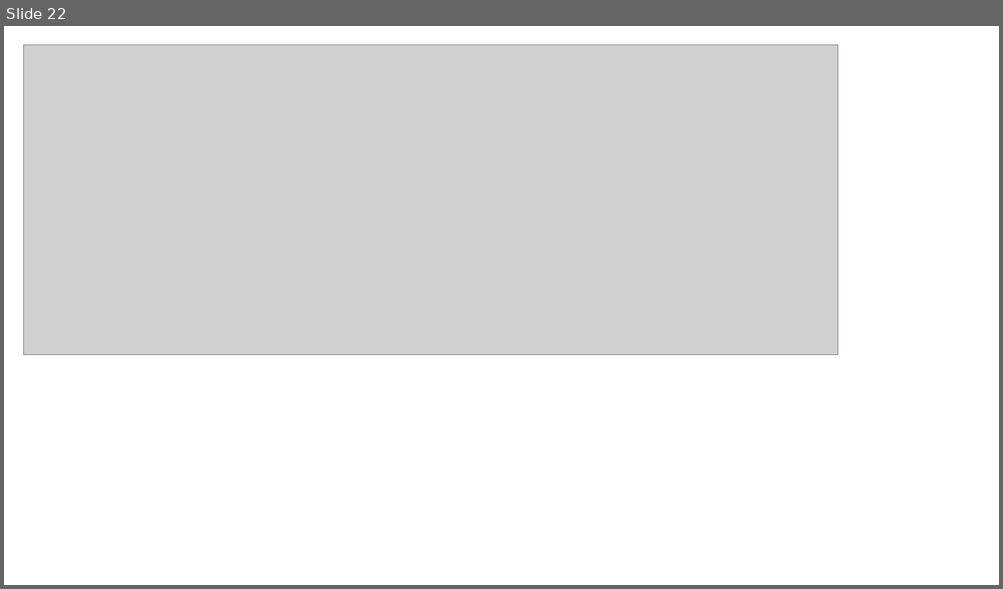
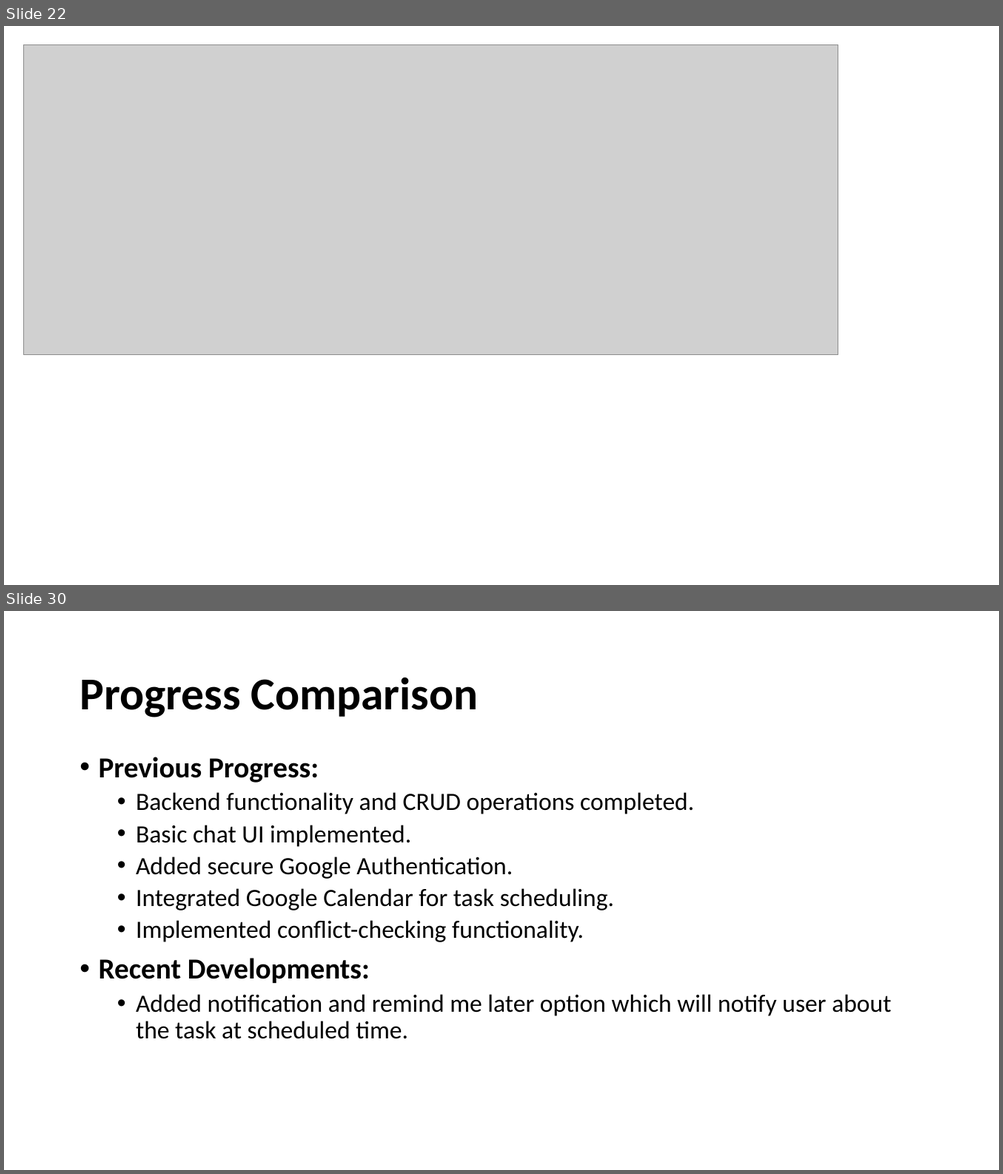
Before and after one commit to KapilbhaiGohil/PersonalAssistantChatBot, a slide deck: Personal Assistant Chatbot.pptx. Shown one above the other, each under a label of ours: slide 22 before the commit, slides 22 and 30 after it; the slides between them are not shown. The pictures are 1003x589 and 1003x1174 pixels, drawn with LibreOffice and Linux fonts; fonts in the diff are those of the drawing; grey boxes stand for pictures. Boxes give left, top, right and bottom in pixels: in the first picture for what was removed or moved away, otherwise in the second. Text is boxed around its words. In the diff, an @@ line names an element or a change of style, - is before the commit and + after.

Commit message:
Small ppt change

```diff
--- a/Personal Assistant Chatbot.pptx
+++ b/Personal Assistant Chatbot.pptx
@@ slide 30 added at (4,611,999,1170), background #FFFFFF @@
@@ title added at (79,677,478,718), 44 pt, text #000000, bold @@
+Progress Comparison
@@ text added at (99,757,891,1039), 24 pt, text #000000 @@
+• Previous Progress:
+  • Backend functionality and CRUD operations completed.
+  • Basic chat UI implemented.
+  • Added secure Google Authentication.
+  • Integrated Google Calendar for task scheduling.
+  • Implemented conflict-checking functionality.
+• Recent Developments:
+  • Added notification and remind me later option which will notify user about the task at scheduled time.
```
Also in this commit, not shown: 7 slides changed, 8 other slides added.
